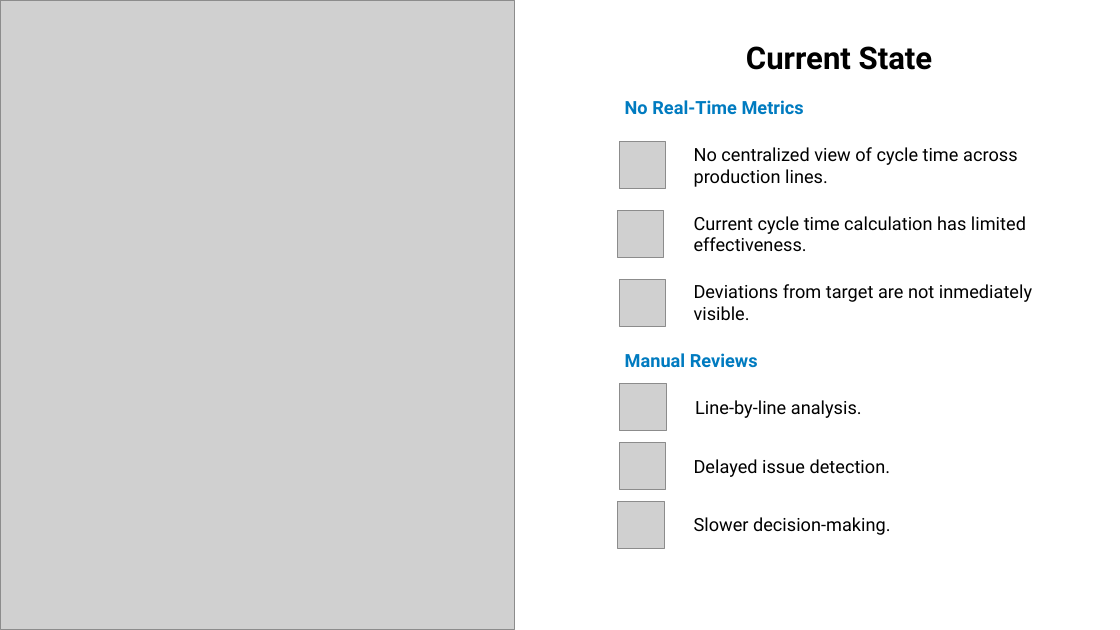
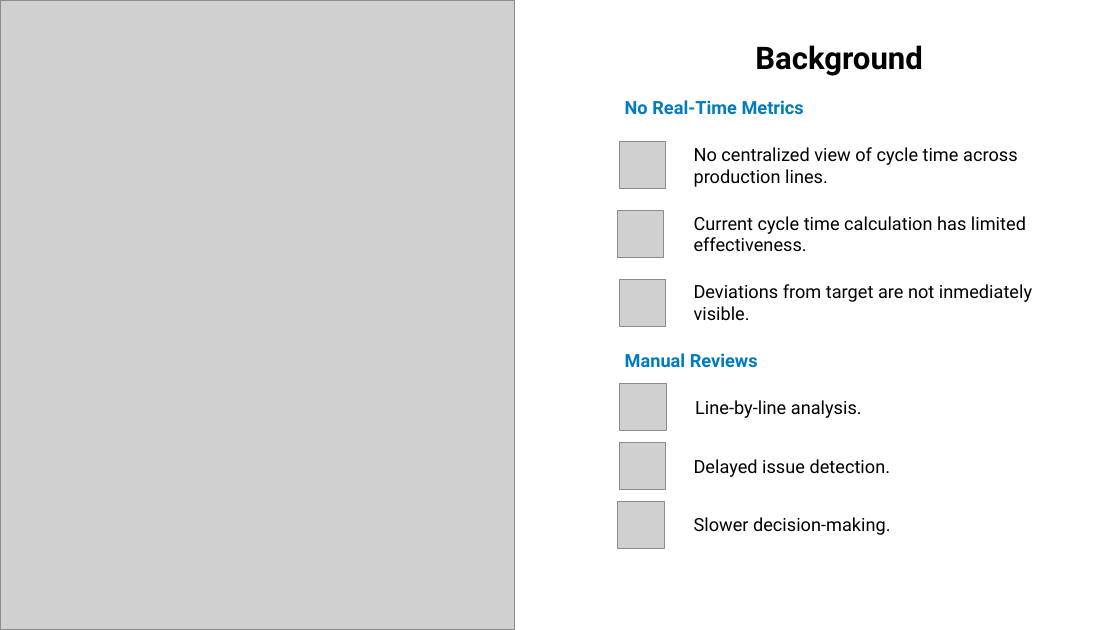
Before and after one commit to antoniojwork17-design/A3, a slide deck: slide 2 of Presentation2(1).pptx. Drawn at 1120x630 pixels with LibreOffice and Linux fonts; fonts in the diff are those of the drawing; grey boxes stand for pictures; background and template pictures are left out. Boxes give left, top, right and bottom in pixels: in the first picture for what was removed or moved away, otherwise in the second. Text is boxed around its words. In the diff, an @@ line names an element or a change of style, - is before the commit and + after.

```diff
--- a/Presentation2(1).pptx
+++ b/Presentation2(1).pptx
@@ text at (755,45,923,76): text changed @@
-Current State
+Background
```
Also in this commit, not shown: 3 other slides changed, 2 slides added, 1 other file.
